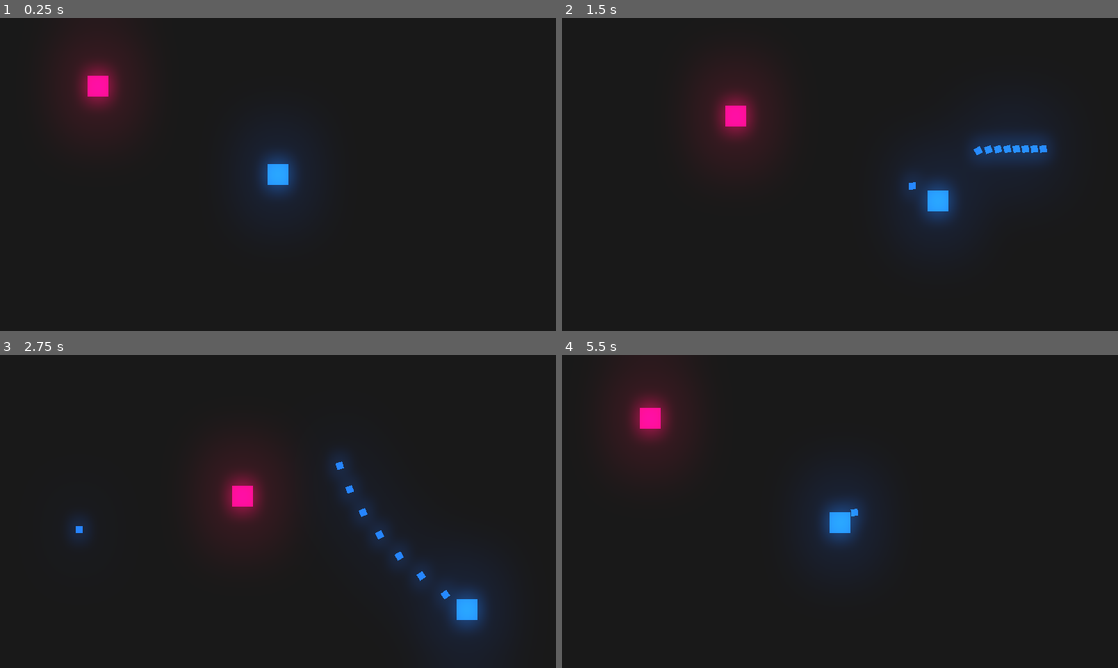
Above: before the commit, frames 1-4 (two rows, left to right).
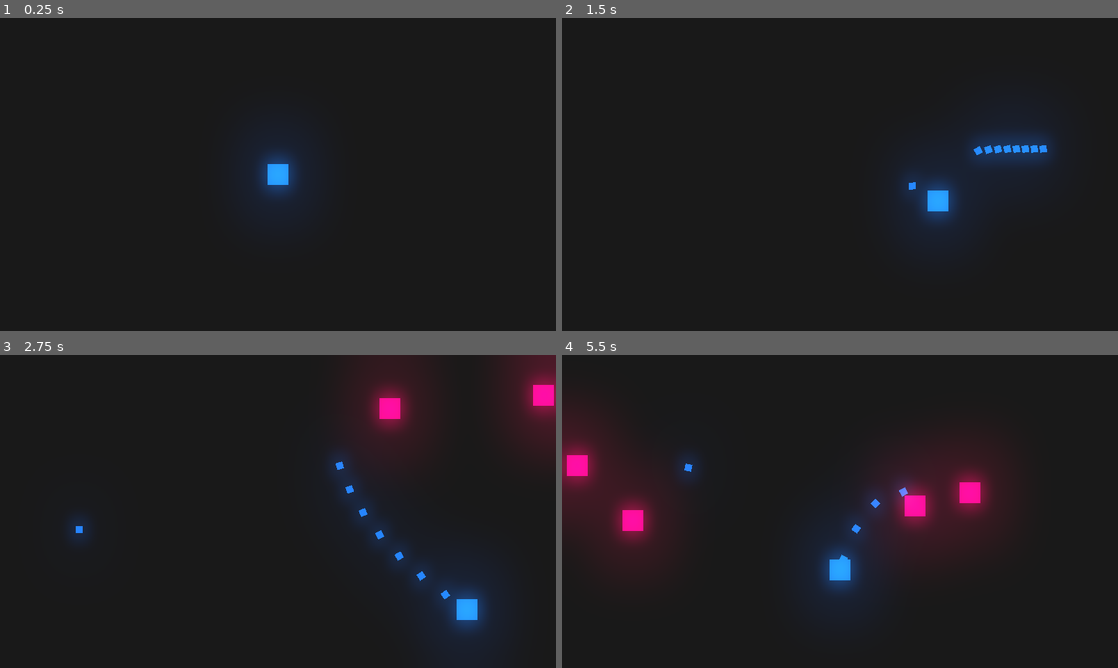
Above: after the commit, the same moments.

Repository: Gui-dev/shooter
Game: Godot game, scene res://levels/LevelOne.tscn
Two runs of this game, one before a commit and one after it. Both use one fixed random seed, a clock stepped at 60 frames per second and the inputs below. The project has no main scene, so this scene is started directly.
Inputs (mouse positions are in pixels of both pictures, inside the frame that each line leads up to):
- Up to frame 1 (0.25 s): no input
- Up to frame 2 (1.5 s): move the mouse to (962, 158) at 0.52 s; hold D (right) 0.53-1.28 s; hold Space (shooter) 0.53-1.28 s; move the mouse to (728, 190) at 1.27 s; hold S (down) from 1.28 s (still down); tap Space (shooter) at 1.35 s
- Up to frame 3 (2.75 s): move the mouse to (333, 442) at 2.02 s; release S (down) at 2.03 s; hold D (right) from 2.03 s (still down); hold Space (shooter) from 2.03 s (still down)
- Up to frame 4 (5.5 s): move the mouse to (812, 574) at 2.77 s; release D (right) at 2.78 s; release Space (shooter) at 2.78 s; hold W (up) 2.78-3.53 s; tap Space (shooter) at 2.85, 4.35 s; move the mouse to (1006, 558) at 3.52 s; hold Space (shooter) 3.53-4.28 s; hold A (left) 3.53-5.03 s; move the mouse to (673, 464) at 4.27 s; move the mouse to (867, 511) at 5.02 s; hold S (down) from 5.03 s (still down); hold Space (shooter) from 5.03 s (still down)

The runs differ from the first frame. In frame 1, 2.1% of the frame differs, in the area x 12-24%, y 10-34%; in frame 2, 2.1%; in frame 3, 6.6%; in frame 4, 13%, in the area x 0-79%, y 8-78%.

Commit message:
test: add player death and game restart

Diff:
--- a/levels/LevelOne.tscn
+++ b/levels/LevelOne.tscn
@@ -1,8 +1,7 @@
-[gd_scene load_steps=5 format=2]
+[gd_scene load_steps=4 format=2]
 
 [ext_resource path="res://scenes/Player.tscn" type="PackedScene" id=1]
 [ext_resource path="res://scripts/LevelOne.gd" type="Script" id=2]
-[ext_resource path="res://scenes/Enemy.tscn" type="PackedScene" id=3]
 
 [sub_resource type="Environment" id=1]
 background_mode = 4
@@ -20,5 +19,7 @@
 [node name="WorldEnvironment" type="WorldEnvironment" parent="."]
 environment = SubResource( 1 )
 
-[node name="Enemy" parent="." instance=ExtResource( 3 )]
-position = Vector2( 96, 70 )
+[node name="timer_spawn_enemy" type="Timer" parent="."]
+autostart = true
+
+[connection signal="timeout" from="timer_spawn_enemy" to="." method="_on_timer_spawn_enemy_timeout"]
--- a/scripts/LevelOne.gd
+++ b/scripts/LevelOne.gd
@@ -1,4 +1,7 @@
 extends Node2D
+
+
+var enemy_one = preload('res://scenes/Enemy.tscn')
 
 
 func _ready() -> void:
@@ -7,3 +10,12 @@
 
 func _exit_tree() -> void:
   Global.create_parent_node = null
+
+
+func _on_timer_spawn_enemy_timeout() -> void:
+  var enemy_position = Vector2(rand_range(-160, 670), rand_range(-90, 300))
+
+  while enemy_position.x < 640 and enemy_position.x > -80 and enemy_position.y < 360 and enemy_position.y > -45:
+    enemy_position = Vector2(rand_range(-160, 670), rand_range(-90, 300))
+
+  Global.instance_node(enemy_one, enemy_position, self)
